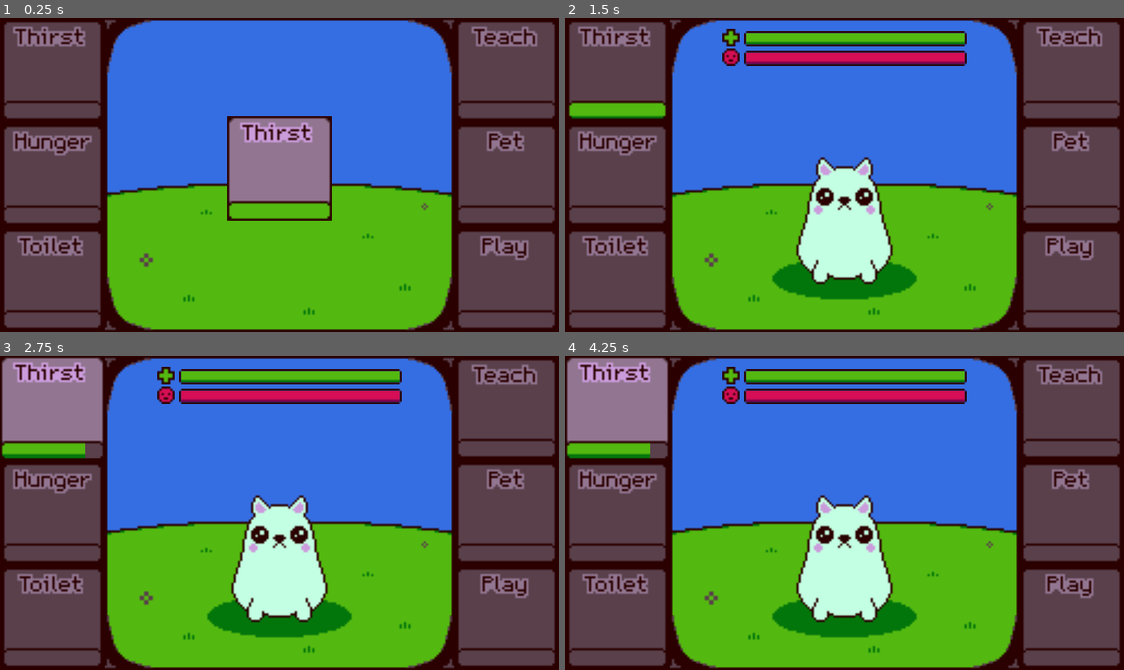
Above: before the commit, frames 1-4 (two rows, left to right).
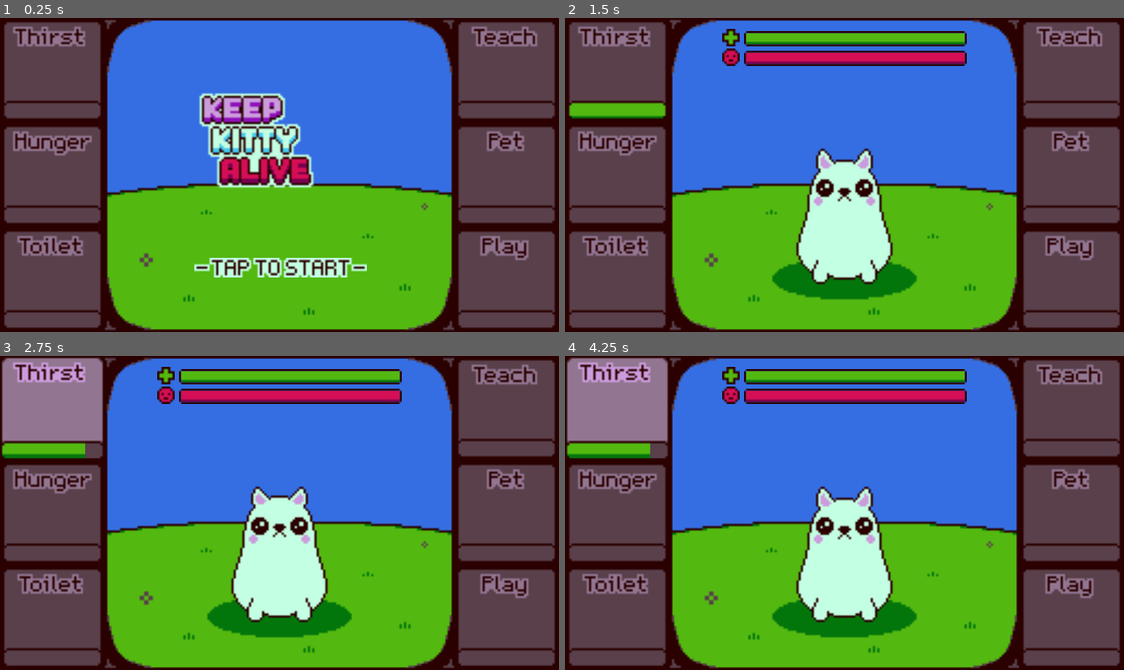
Above: after the commit, the same moments.

Repository: joannetteg/KeepItAlive
Game: Godot game, scene res://Scene/Main.tscn
The game is run twice, just before and just after one commit, with the same random seed, the same clock (stepped at 60 frames per second) and the same inputs.
Inputs (mouse positions are in pixels of both pictures, inside the frame that each line leads up to; where the layout moved, square brackets give the same spot in the first picture):
- Up to frame 1 (0.25 s): no input
- Up to frame 2 (1.5 s): click (844, 175) [844, 168] at 0.5 s; click (615, 71) at 1.25 s
- Up to frame 3 (2.75 s): no input
- Up to frame 4 (4.25 s): click (615, 409) at 2.75 s

The runs differ from the first frame. In frame 1, 8.9% of the frame differs, in the area x 34-66%, y 23-83%; in frame 2, 1.6%; in frame 3, 1.7%; in frame 4, 1.6%.

Commit message:
Title card

Diff:
--- a/Scene/Main.tscn
+++ b/Scene/Main.tscn
@@ -35,6 +35,21 @@
 [ext_resource path="res://Resources/Mockups/UI/ui_bar_small_back.png" type="Texture" id=33]
 [ext_resource path="res://Resources/Mockups/UI/ui_bar_yellow.png" type="Texture" id=34]
 [ext_resource path="res://Resources/Mockups/UI/ui_bar_red.png" type="Texture" id=35]
+[ext_resource path="res://Resources/Mockups/UI/PressStart.png" type="Texture" id=36]
+[ext_resource path="res://Resources/Mockups/UI/TitleCard/TitleCard1.png" type="Texture" id=37]
+[ext_resource path="res://Resources/Mockups/UI/TitleCard/TitleCard13.png" type="Texture" id=38]
+[ext_resource path="res://Resources/Mockups/UI/TitleCard/TitleCard3.png" type="Texture" id=39]
+[ext_resource path="res://Resources/Mockups/UI/TitleCard/TitleCard14.png" type="Texture" id=40]
+[ext_resource path="res://Resources/Mockups/UI/TitleCard/TitleCard6.png" type="Texture" id=41]
+[ext_resource path="res://Resources/Mockups/UI/TitleCard/TitleCard4.png" type="Texture" id=42]
+[ext_resource path="res://Resources/Mockups/UI/TitleCard/TitleCard9.png" type="Texture" id=43]
+[ext_resource path="res://Resources/Mockups/UI/TitleCard/TitleCard12.png" type="Texture" id=44]
+[ext_resource path="res://Resources/Mockups/UI/TitleCard/TitleCard8.png" type="Texture" id=45]
+[ext_resource path="res://Resources/Mockups/UI/TitleCard/TitleCard5.png" type="Texture" id=46]
+[ext_resource path="res://Resources/Mockups/UI/TitleCard/TitleCard7.png" type="Texture" id=47]
+[ext_resource path="res://Resources/Mockups/UI/TitleCard/TitleCard2.png" type="Texture" id=48]
+[ext_resource path="res://Resources/Mockups/UI/TitleCard/TitleCard11.png" type="Texture" id=49]
+[ext_resource path="res://Resources/Mockups/UI/TitleCard/TitleCard10.png" type="Texture" id=50]
 
 [sub_resource type="Animation" id=140]
 resource_name = "camShake"
@@ -52,6 +67,23 @@
 "values": [ Vector2( -0.473343, 0.315559 ), Vector2( -1.473, 0.316 ), Vector2( 1.473, 0.316 ), Vector2( -0.473343, 0.315559 ) ]
 }
 
+[sub_resource type="Animation" id=141]
+resource_name = "flash"
+length = 0.8
+loop = true
+tracks/0/type = "value"
+tracks/0/path = NodePath("UI/Background/PlayButton/PressStart:texture")
+tracks/0/interp = 1
+tracks/0/loop_wrap = true
+tracks/0/imported = false
+tracks/0/enabled = true
+tracks/0/keys = {
+"times": PoolRealArray( 0, 0.5, 0.8 ),
+"transitions": PoolRealArray( 1, 1, 1 ),
+"update": 1,
+"values": [ ExtResource( 36 ), null, ExtResource( 36 ) ]
+}
+
 [sub_resource type="Animation" id=1]
 resource_name = "flashHappyBar"
 length = 0.2
@@ -2258,6 +2290,14 @@
 "update": 1,
 "values": [ ExtResource( 34 ) ]
 }
+
+[sub_resource type="SpriteFrames" id=142]
+animations = [ {
+"frames": [ ExtResource( 37 ), ExtResource( 48 ), ExtResource( 39 ), ExtResource( 42 ), ExtResource( 46 ), ExtResource( 41 ), ExtResource( 47 ), ExtResource( 45 ), ExtResource( 43 ), ExtResource( 50 ), ExtResource( 49 ), ExtResource( 44 ), ExtResource( 38 ), ExtResource( 40 ) ],
+"loop": true,
+"name": "default",
+"speed": 5.0
+} ]
 
 [sub_resource type="SpriteFrames" id=139]
 animations = [ {
@@ -2279,6 +2319,10 @@
 
 [node name="CameraShake" type="AnimationPlayer" parent="."]
 anims/camShake = SubResource( 140 )
+
+[node name="PressStart" type="AnimationPlayer" parent="."]
+autoplay = "flash"
+anims/flash = SubResource( 141 )
 
 [node name="UIAnimation" type="AnimationPlayer" parent="."]
 anims/flashHappyBar = SubResource( 1 )
@@ -2471,15 +2515,33 @@
 }
 
 [node name="PlayButton" type="TextureButton" parent="UI/Background"]
-margin_left = 104.0
-margin_top = 45.0
-margin_right = 152.0
-margin_bottom = 93.0
-texture_normal = ExtResource( 5 )
-texture_pressed = ExtResource( 6 )
+margin_left = 3.0
+margin_top = 1.0
+margin_right = 254.0
+margin_bottom = 143.0
+grow_horizontal = 2
+grow_vertical = 2
+stretch_mode = 5
 __meta__ = {
 "_edit_use_anchors_": false
 }
+
+[node name="PressStart" type="TextureRect" parent="UI/Background/PlayButton"]
+margin_left = 86.4733
+margin_top = 108.684
+margin_right = 165.473
+margin_bottom = 148.684
+texture = ExtResource( 36 )
+__meta__ = {
+"_edit_use_anchors_": false
+}
+
+[node name="TitleCard" type="AnimatedSprite" parent="UI/Background/PlayButton"]
+position = Vector2( 115.473, 52.6844 )
+frames = SubResource( 142 )
+frame = 7
+speed_scale = 2.0
+playing = true
 
 [node name="BAR_Thirst" type="TextureProgress" parent="UI/Background"]
 margin_left = 0.342915
@@ -2699,7 +2761,7 @@
 [node name="Kitty" type="AnimatedSprite" parent="UI"]
 position = Vector2( 128, 92 )
 frames = SubResource( 139 )
-frame = 3
+frame = 6
 playing = true
 [connection signal="timeout" from="Cooldown" to="UI" method="_on_Cooldown_timeout"]
 [connection signal="pressed" from="UI/Background/PlayButton" to="UI" method="_on_PlayButton_pressed"]
Binary file changed: Resources/Mockups/Mockup.aseprite
Binary file added: Resources/Mockups/PressStart.aseprite
Binary file added: Resources/Mockups/TitleCard.aseprite
Binary file added: Resources/Mockups/UI/PressStart.png
Binary file added: Resources/Mockups/UI/TitleCard/TitleCard1.png
Binary file added: Resources/Mockups/UI/TitleCard/TitleCard10.png
Binary file added: Resources/Mockups/UI/TitleCard/TitleCard11.png
Binary file added: Resources/Mockups/UI/TitleCard/TitleCard12.png
Binary file added: Resources/Mockups/UI/TitleCard/TitleCard13.png
Binary file added: Resources/Mockups/UI/TitleCard/TitleCard14.png
Binary file added: Resources/Mockups/UI/TitleCard/TitleCard2.png
Binary file added: Resources/Mockups/UI/TitleCard/TitleCard3.png
(and 7 more such lines)
